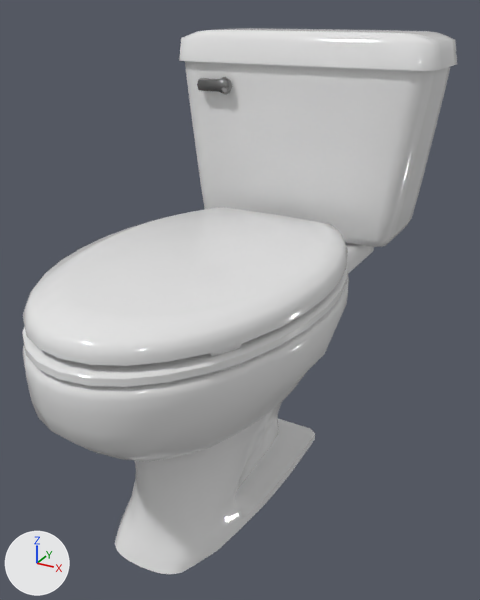
Before and after pictures for a commit that changed the glTF model public/models/toilet.glb.
Both versions are drawn from a 50 mm lens placed at (0.545, -0.867, 0.841), pointed at (0.021, 0.085, 0.365). The lights are fixed; the arrows at lower left show +X, +Y and +Z. The picture after the commit comes second. Where no turn or scale is listed for an object, it has been applied to the vertices.

Names of what the first picture shows: 'Bowl', 'Cover', 'Seat', 'Tank', 'TankCover' and 1 more.
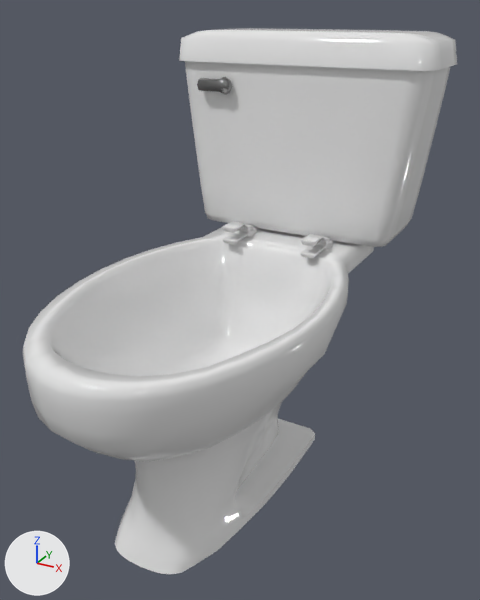
Boxes (x1, y1, x2, y2) around the edits, measured in the pictures (480 x 600 px):
'Cover', deleted: before (23, 208, 348, 366)
'Seat', deleted: before (22, 262, 348, 387)

The edits, one by one:
Object 'Cover' (ob_cover) is deleted.
Object 'Seat' (ob_seat) is deleted.
